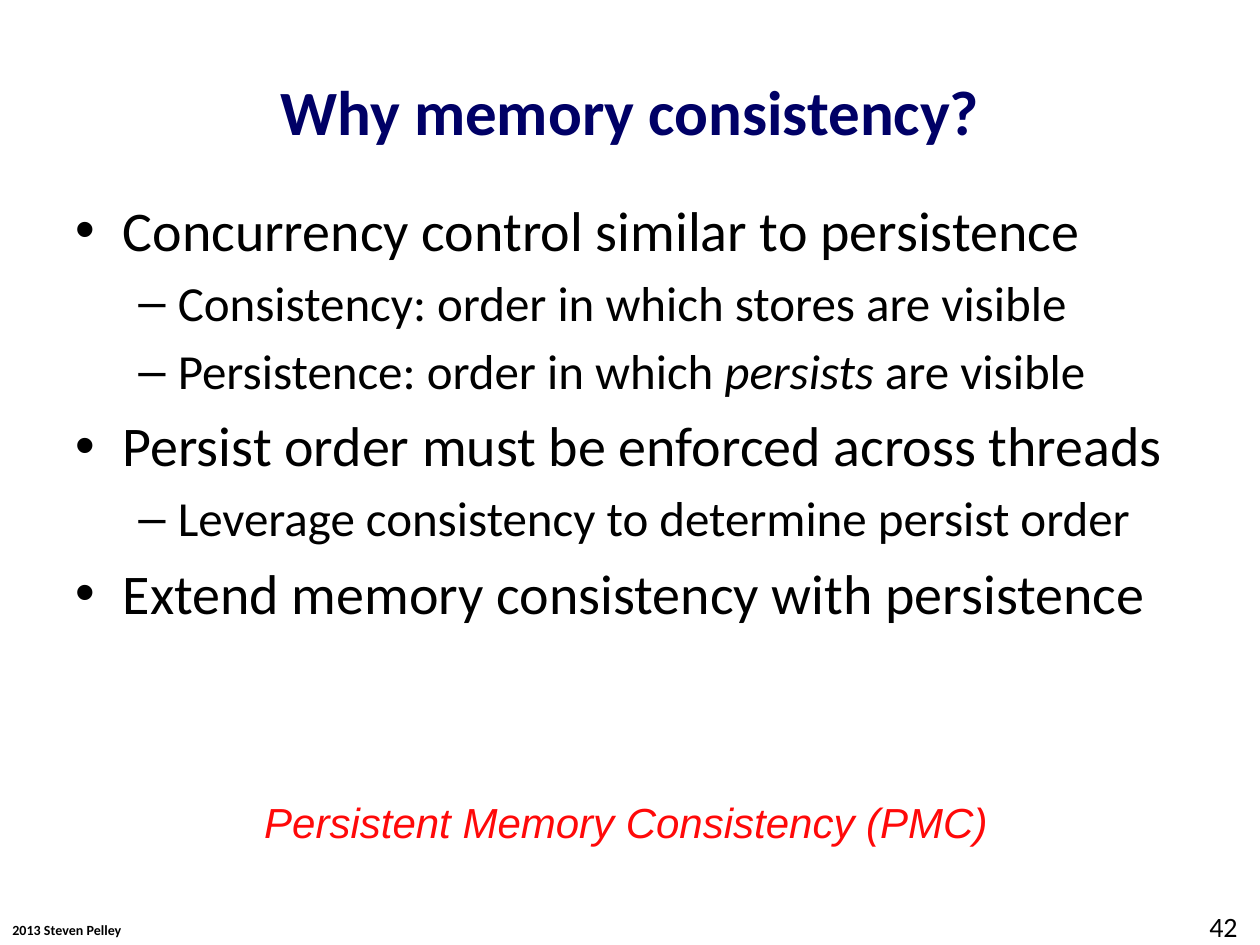
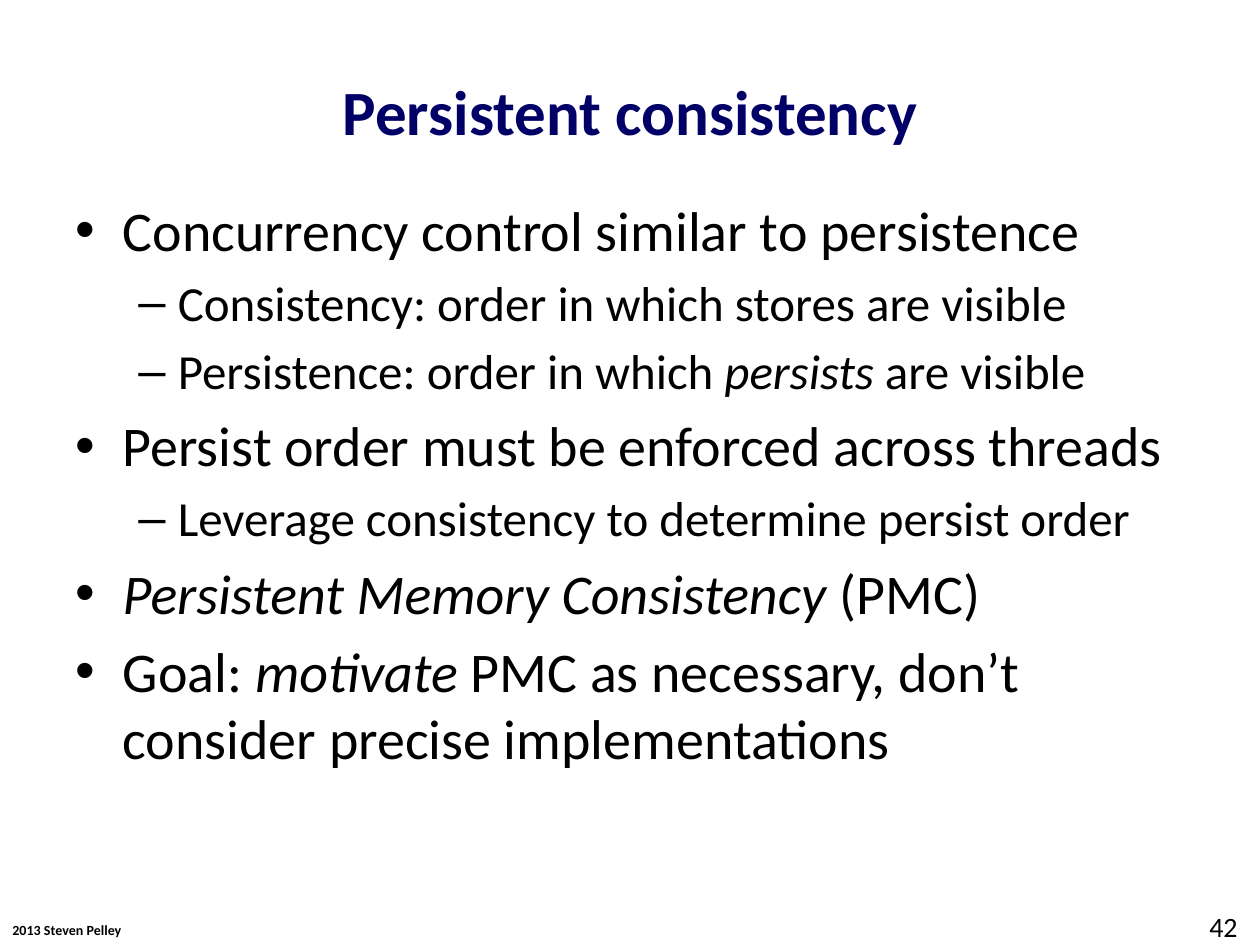
Before and after one commit to Abulila/dissertation, a slide deck: slide 42 of proposal/proposal.pptx. Drawn at 1260x945 pixels with LibreOffice and Linux fonts; fonts in the diff are those of the drawing; background and template pictures are left out. Boxes give left, top, right and bottom in pixels: in the first picture for what was removed or moved away, otherwise in the second. Text is boxed around its words. In the diff, an @@ line names an element or a change of style, - is before the commit and + after.

```diff
--- a/proposal/proposal.pptx
+++ b/proposal/proposal.pptx
@@ title at (343, 90, 917, 145): text changed @@
-Why memory consistency?
+Persistent consistency
@@ text at (123, 573, 1020, 768): text changed @@
-• Extend memory consistency with persistence
+• Persistent Memory Consistency (PMC)
+• Goal: motivate PMC as necessary, don’t consider precise implementations
@@ text removed at (264, 807, 987, 846) @@
-Persistent Memory Consistency (PMC)
```
Also in this commit, not shown: 24 other slides changed, 3 slides added, 2 slides removed.
